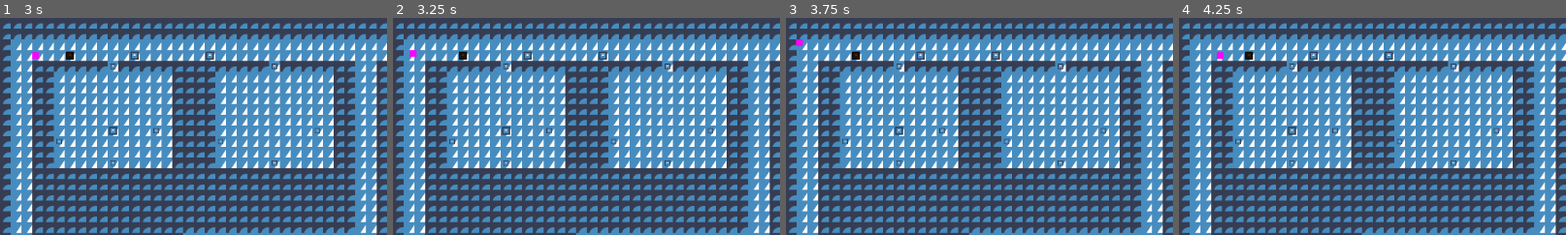
Above: before the commit, frames 1-4 (left to right).
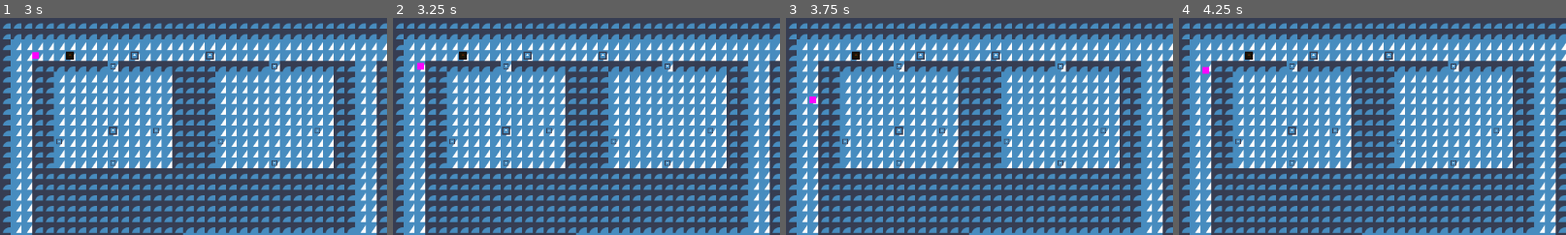
Above: after the commit, the same moments.

Repository: Nathpett/City-Navigation-Project
Game: Godot game, scene res://main.tscn
Two runs of this game, one before a commit and one after it. Both use one fixed random seed, a clock stepped at 60 frames per second and the inputs below. The engine's default icon, where the game draws it, is replaced by a stand-in: a white triangle on a blue panel in a dark square.
Inputs:
- Up to frame 1 (3 s): tap Enter at 1.25 s
- Up to frame 2 (3.25 s): no input
- Up to frame 3 (3.75 s): tap Space at 3.5 s
- Up to frame 4 (4.25 s): no input
The pictures show only the part of the screen within x 0-50%, y 0-50%; the shares and areas given below are measured in that part.

Frame 1 is identical in both runs. In frame 2, 0.1% of the frame differs, in the area x 4-9%, y 14-25%; in frame 3, 0.1%; in frame 4, 0.1%.

Commit message:
finally got flee state working

Diff:
--- a/state/npc_states/flee.gd
+++ b/state/npc_states/flee.gd
@@ -30,6 +30,8 @@
 	var scary_thing_ct = 0
 	for thing in things_seen:
 		if thing.flee_from_debug:
+			if scary_thing_ct == 0:
+				average_scary_thing_position = Vector2.ZERO
 			scary_thing_ct += 1
 			average_scary_thing_position += thing.global_position
 
@@ -64,6 +66,7 @@
 		if dist > champ_dist:
 			champ_dist = dist
 			champ_nav = nav
+	print(champ_nav)
 
 	state_owner.set_movement_target(champ_nav)
 
